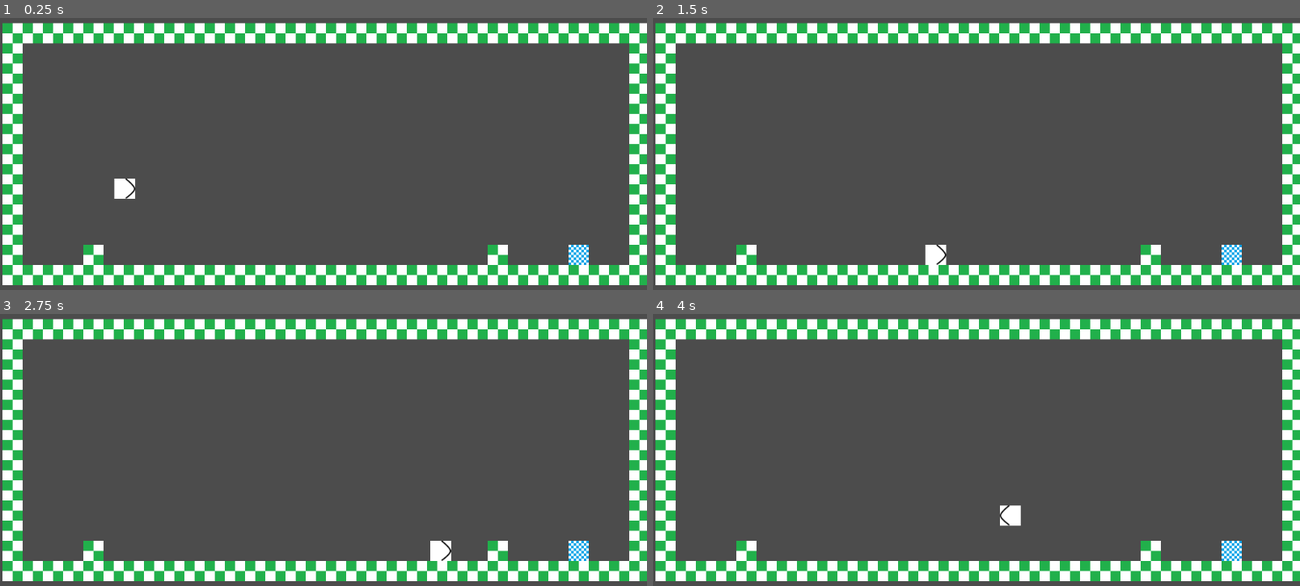
Above: before the commit, frames 1-4 (two rows, left to right).
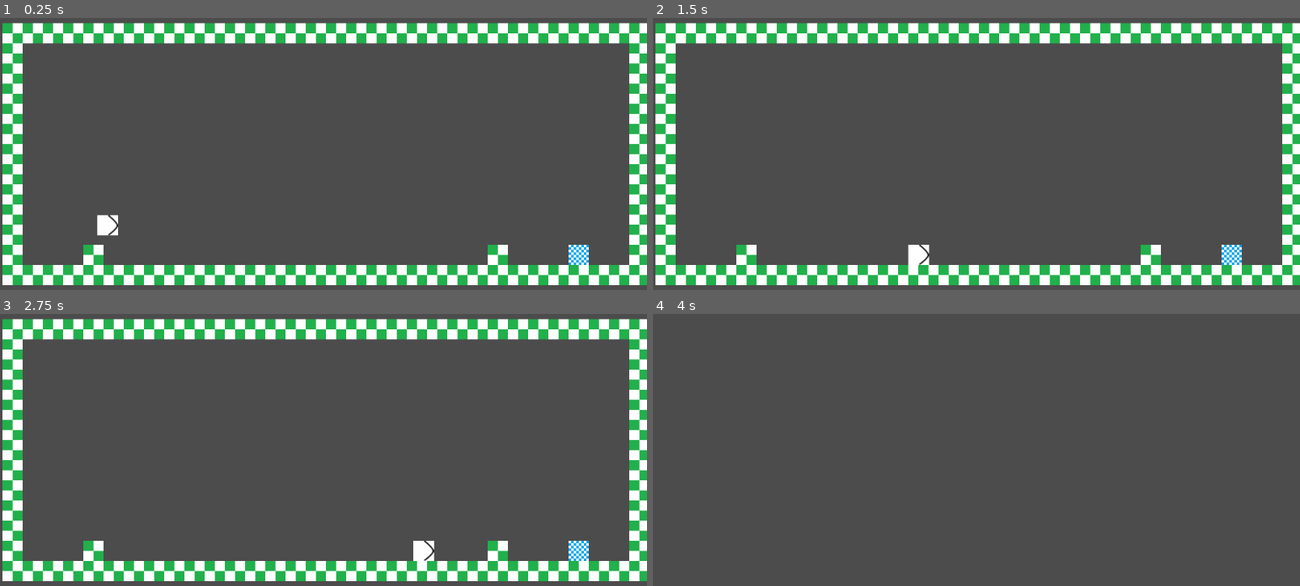
Above: after the commit, the same moments.

Repository: jjmontes/Indie-Dev-Jam-Es-10
Game: Godot game, scene res://Scenes/Game.tscn
Same seed, same stepped clock (60 frames per second), same inputs: the game is played once before the commit and once after it.
Inputs:
- Up to frame 1 (0.25 s): no input
- Up to frame 2 (1.5 s): hold Ctrl 0.53-1.28 s; tap Space at 0.77 s; tap Ctrl at 1.35 s
- Up to frame 3 (2.75 s): tap Space at 1.52 s; hold Ctrl from 2.03 s (still down)
- Up to frame 4 (4 s): release Ctrl at 2.78 s; tap Ctrl at 2.85 s; tap Space at 3.02, 3.77 s; hold Ctrl from 3.53 s (still down)

The runs differ from the first frame. In frame 1, 0.5% of the frame differs, in the area x 15-21%, y 59-81%; in frame 2, 0.4%; in frame 3, 0.4%; in frame 4, 21%, in the area x 0-100%, y 1-99%.

Commit message:
Se carga el nivel 1 por código

Diff:
--- a/Scenes/Game.tscn
+++ b/Scenes/Game.tscn
@@ -1,14 +1,6 @@
-[gd_scene load_steps=4 format=2]
+[gd_scene load_steps=2 format=2]
 
-[ext_resource path="res://Scenes/Player.tscn" type="PackedScene" id=1]
-[ext_resource path="res://Scenes/Levels/001.tscn" type="PackedScene" id=2]
 [ext_resource path="res://Scripts/Game.gd" type="Script" id=4]
 
 [node name="Game" type="Node2D"]
 script = ExtResource( 4 )
-
-[node name="Level" parent="." instance=ExtResource( 2 )]
-
-[node name="Player" parent="Level" instance=ExtResource( 1 )]
-position = Vector2( 147.474, 330.105 )
-[connection signal="exit" from="Level" to="." method="_on_Level_exit"]
--- a/Scenes/Levels/001.tscn
+++ b/Scenes/Levels/001.tscn
@@ -13,4 +13,7 @@
 
 [node name="Exit" parent="." instance=ExtResource( 2 )]
 position = Vector2( 915.94, 475.169 )
+
+[node name="PlayerStartPosition" type="Position2D" parent="."]
+position = Vector2( 120.134, 388.395 )
 [connection signal="player_entered" from="Exit" to="." method="_on_Exit_player_entered"]
--- a/Scripts/Game.gd
+++ b/Scripts/Game.gd
@@ -1,5 +1,20 @@
 extends Node2D
 
-func _on_Level_exit():
+var current_level
+var player = preload("res://Scenes/Player.tscn")
+var levels = [
+	preload("res://Scenes/Levels/001.tscn")
+]
+
+func _ready():
+	load_level(0)
+
+func _on_level_exit():
 	print("El jugador salio del nivel... cargando nivel 2")
-	$Level.queue_free()
+	current_level.queue_free()
+
+func load_level(level_index):
+	current_level = levels[level_index].instance()
+	current_level.connect("exit", self, "_on_level_exit")
+	current_level.add_player(player.instance())
+	add_child(current_level)
--- a/Scripts/Levels/001.gd
+++ b/Scripts/Levels/001.gd
@@ -4,3 +4,8 @@
 
 func _on_Exit_player_entered():
 	emit_signal("exit")
+
+func add_player(player):
+	if player != null && player.is_in_group("player"):
+		player.position = $PlayerStartPosition.position
+		add_child(player)
